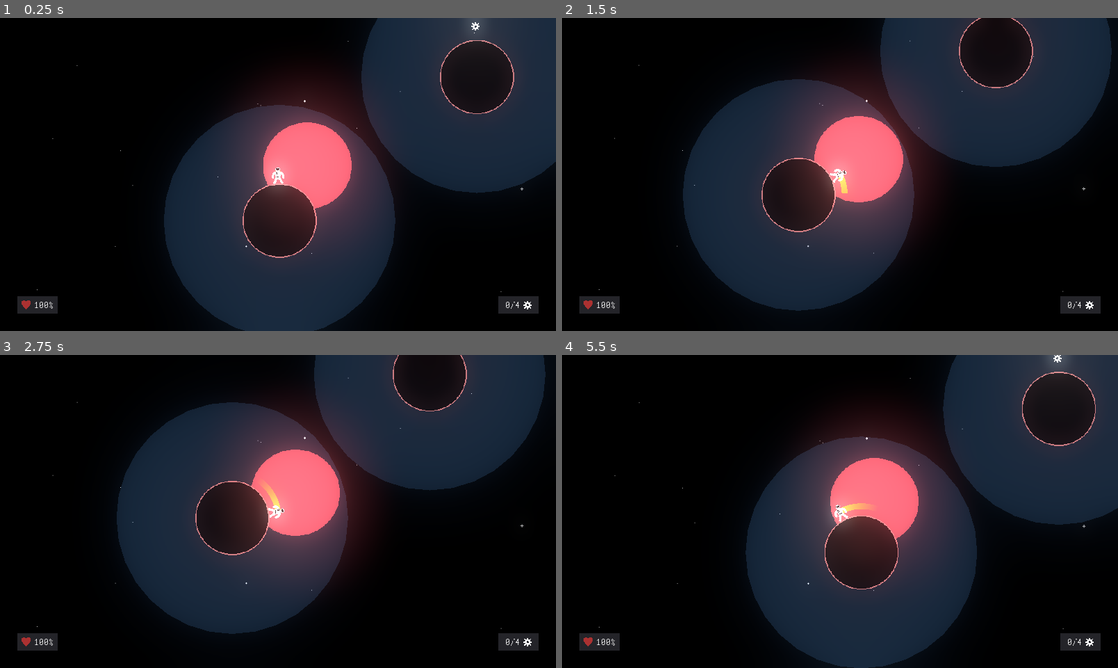
Above: before the commit, frames 1-4 (two rows, left to right).
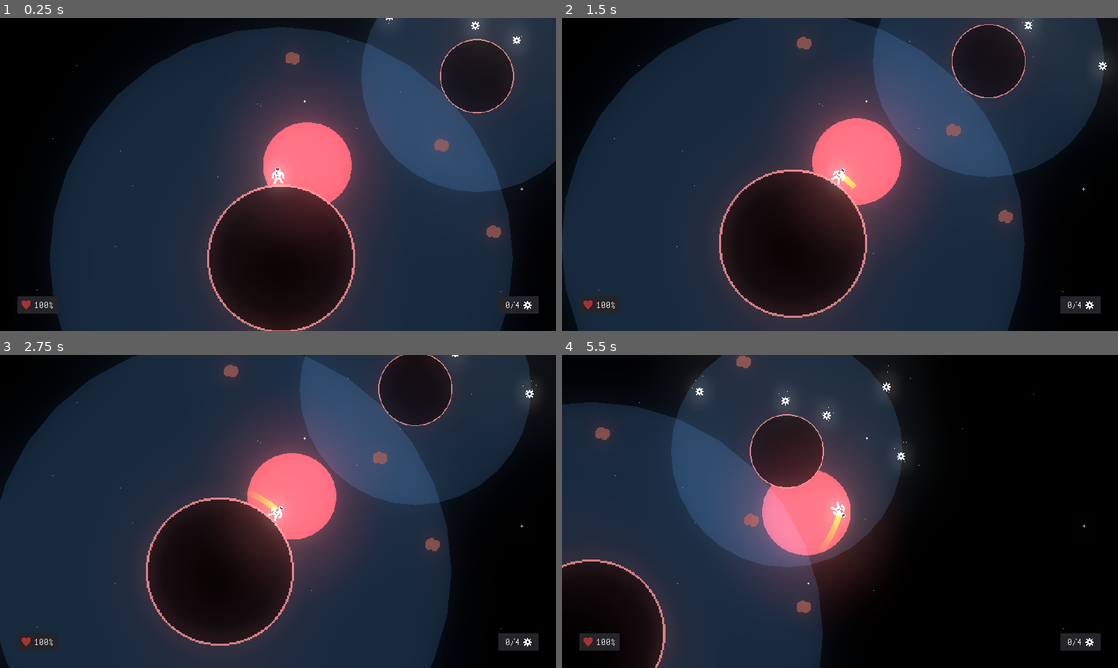
Above: after the commit, the same moments.

Repository: CorvatoCafeto/AsteroidKaiju
Game: Godot game, scene res://scenes/AnotherSpace.tscn
Same seed, same stepped clock (60 frames per second), same inputs: the game is played once before the commit and once after it. This scene is started directly instead of the project's main scene.
Inputs:
- Up to frame 1 (0.25 s): no input
- Up to frame 2 (1.5 s): hold Right (ui_right) 0.53-1.28 s; hold Left (ui_left) from 1.28 s (still down)
- Up to frame 3 (2.75 s): release Left (ui_left) at 2.03 s; hold Right (ui_right) from 2.03 s (still down)
- Up to frame 4 (5.5 s): release Right (ui_right) at 2.78 s; hold Up (ui_up) 2.78-3.53 s; hold Left (ui_left) from 3.53 s (still down)

The runs differ from the first frame. In frame 1, 52% of the frame differs, in the area x 6-100%, y 0-100%; in frame 2, 57%; in frame 3, 58%; in frame 4, 70%, in the area x 0-100%, y 0-100%.

Commit message:
Objects interaction.

Diff:
--- /dev/null
+++ b/autoloads/Globals.gd
@@ -0,0 +1,5 @@
+extends Node
+
+var total_gears = 0
+var astronaut_health = 4
+var hit = false
--- /dev/null
+++ b/objects/Debris.gd
@@ -0,0 +1,7 @@
+extends RigidBody2D
+
+func _on_Area2D_body_entered(body):
+		if body is Astronaut:
+			Globals.astronaut_health -= 1
+			Globals.hit = true
+			print("hit")
--- a/objects/Debris.tscn
+++ b/objects/Debris.tscn
@@ -1,14 +1,30 @@
-[gd_scene load_steps=3 format=2]
+[gd_scene load_steps=5 format=2]
 
-[ext_resource path="res://textures/debris.png" type="Texture" id=1]
+[ext_resource path="res://objects/Debris.gd" type="Script" id=1]
+[ext_resource path="res://textures/debris.png" type="Texture" id=2]
 
 [sub_resource type="CircleShape2D" id=1]
 radius = 12.0209
 
+[sub_resource type="CircleShape2D" id=2]
+radius = 13.409
+
 [node name="Debris" type="RigidBody2D"]
+position = Vector2( 162.545, 79.5853 )
+gravity_scale = 0.2
+custom_integrator = true
+contact_monitor = true
+script = ExtResource( 1 )
 
 [node name="Sprite" type="Sprite" parent="."]
-texture = ExtResource( 1 )
+texture = ExtResource( 2 )
 
 [node name="CollisionShape2D" type="CollisionShape2D" parent="."]
 shape = SubResource( 1 )
+
+[node name="Area2D" type="Area2D" parent="."]
+
+[node name="CollisionShape2D" type="CollisionShape2D" parent="Area2D"]
+shape = SubResource( 2 )
+
+[connection signal="body_entered" from="Area2D" to="." method="_on_Area2D_body_entered"]
--- /dev/null
+++ b/objects/Gear.gd
@@ -0,0 +1,11 @@
+extends Area2D
+
+class_name Gear
+
+var taken = false
+
+func _on_Gear_body_entered(body):
+		if not taken and body is Astronaut:
+			$AnimationPlayer.play("Taken")
+			taken = true
+			Globals.total_gears += 1
--- a/objects/Gear.tscn
+++ b/objects/Gear.tscn
@@ -1,7 +1,8 @@
-[gd_scene load_steps=5 format=2]
+[gd_scene load_steps=7 format=2]
 
-[ext_resource path="res://textures/gear.png" type="Texture" id=1]
-[ext_resource path="res://sounds/gear_pickup.wav" type="AudioStream" id=2]
+[ext_resource path="res://objects/Gear.gd" type="Script" id=1]
+[ext_resource path="res://textures/gear.png" type="Texture" id=2]
+[ext_resource path="res://sounds/gear_pickup.wav" type="AudioStream" id=3]
 
 [sub_resource type="CircleShape2D" id=1]
 radius = 7.36429
@@ -14,13 +15,68 @@
 orbit_velocity = 0.0
 orbit_velocity_random = 0.0
 
+[sub_resource type="Animation" id=3]
+resource_name = "Taken"
+length = 2.0
+tracks/0/type = "method"
+tracks/0/path = NodePath(".")
+tracks/0/interp = 1
+tracks/0/loop_wrap = true
+tracks/0/imported = false
+tracks/0/enabled = true
+tracks/0/keys = {
+"times": PoolRealArray( 2 ),
+"transitions": PoolRealArray( 1 ),
+"values": [ {
+"args": [  ],
+"method": "queue_free"
+} ]
+}
+tracks/1/type = "value"
+tracks/1/path = NodePath("AudioStreamPlayer:playing")
+tracks/1/interp = 1
+tracks/1/loop_wrap = true
+tracks/1/imported = false
+tracks/1/enabled = true
+tracks/1/keys = {
+"times": PoolRealArray( 0 ),
+"transitions": PoolRealArray( 1 ),
+"update": 1,
+"values": [ true ]
+}
+tracks/2/type = "value"
+tracks/2/path = NodePath("Particles2D:emitting")
+tracks/2/interp = 1
+tracks/2/loop_wrap = true
+tracks/2/imported = false
+tracks/2/enabled = true
+tracks/2/keys = {
+"times": PoolRealArray( 6.85863e-005, 2 ),
+"transitions": PoolRealArray( 1, 1 ),
+"update": 1,
+"values": [ true, false ]
+}
+tracks/3/type = "value"
+tracks/3/path = NodePath("Sprite:self_modulate")
+tracks/3/interp = 1
+tracks/3/loop_wrap = true
+tracks/3/imported = false
+tracks/3/enabled = true
+tracks/3/keys = {
+"times": PoolRealArray( 0, 2 ),
+"transitions": PoolRealArray( 1, 1 ),
+"update": 0,
+"values": [ Color( 1, 1, 1, 1 ), Color( 1, 1, 1, 0 ) ]
+}
+
 [node name="Gear" type="Area2D"]
+script = ExtResource( 1 )
 
 [node name="CollisionShape2D" type="CollisionShape2D" parent="."]
 shape = SubResource( 1 )
 
 [node name="Sprite" type="Sprite" parent="."]
-texture = ExtResource( 1 )
+texture = ExtResource( 2 )
 
 [node name="Particles2D" type="Particles2D" parent="."]
 z_index = -1
@@ -29,4 +85,10 @@
 process_material = SubResource( 2 )
 
 [node name="AudioStreamPlayer" type="AudioStreamPlayer" parent="."]
-stream = ExtResource( 2 )
+stream = ExtResource( 3 )
+volume_db = -10.0
+
+[node name="AnimationPlayer" type="AnimationPlayer" parent="."]
+anims/Taken = SubResource( 3 )
+
+[connection signal="body_entered" from="." to="." method="_on_Gear_body_entered"]
--- a/project.godot
+++ b/project.godot
@@ -8,9 +8,20 @@
 
 config_version=4
 
-_global_script_classes=[  ]
+_global_script_classes=[ {
+"base": "KinematicBody2D",
+"class": "Astronaut",
+"language": "GDScript",
+"path": "res://scenes/Astronaut.gd"
+}, {
+"base": "Area2D",
+"class": "Gear",
+"language": "GDScript",
+"path": "res://objects/Gear.gd"
+} ]
 _global_script_class_icons={
-
+"Astronaut": "",
+"Gear": ""
 }
 
 [application]
@@ -20,6 +31,10 @@
 boot_splash/image="res://textures/black.png"
 boot_splash/bg_color=Color( 0.0980392, 0.0666667, 0.137255, 1 )
 config/icon="res://icon.png"
+
+[autoload]
+
+Globals="*res://autoloads/Globals.gd"
 
 [display]
 
--- a/scenes/AnotherSpace.tscn
+++ b/scenes/AnotherSpace.tscn
@@ -1,14 +1,16 @@
-[gd_scene load_steps=11 format=2]
+[gd_scene load_steps=13 format=2]
 
 [ext_resource path="res://objects/Planetoid.tscn" type="PackedScene" id=1]
 [ext_resource path="res://scenes/Astronaut.tscn" type="PackedScene" id=2]
 [ext_resource path="res://textures/black_sky.png" type="Texture" id=3]
 [ext_resource path="res://textures/red_sun.png" type="Texture" id=4]
-[ext_resource path="res://themes/Retro.tres" type="Theme" id=5]
-[ext_resource path="res://textures/heart.png" type="Texture" id=6]
-[ext_resource path="res://textures/gear.png" type="Texture" id=7]
-[ext_resource path="res://music/GameLoop.wav" type="AudioStream" id=8]
-[ext_resource path="res://objects/Gear.tscn" type="PackedScene" id=9]
+[ext_resource path="res://scenes/UserInterface.gd" type="Script" id=5]
+[ext_resource path="res://themes/Retro.tres" type="Theme" id=6]
+[ext_resource path="res://textures/heart.png" type="Texture" id=7]
+[ext_resource path="res://textures/gear.png" type="Texture" id=8]
+[ext_resource path="res://music/GameLoop.wav" type="AudioStream" id=9]
+[ext_resource path="res://objects/Gear.tscn" type="PackedScene" id=10]
+[ext_resource path="res://objects/Debris.tscn" type="PackedScene" id=11]
 
 [sub_resource type="Environment" id=1]
 background_mode = 4
@@ -22,7 +24,8 @@
 environment = SubResource( 1 )
 
 [node name="Planetoid" parent="." instance=ExtResource( 1 )]
-position = Vector2( -200.554, 140.72 )
+position = Vector2( -197.554, 207.72 )
+scale = Vector2( 2, 2 )
 
 [node name="Planetoid2" parent="." instance=ExtResource( 1 )]
 position = Vector2( 140.256, -107.012 )
@@ -51,12 +54,12 @@
 texture = ExtResource( 4 )
 
 [node name="UserInterface" type="CanvasLayer" parent="."]
-editor/display_folded = true
+script = ExtResource( 5 )
 
 [node name="Control" type="Control" parent="UserInterface"]
 margin_right = 40.0
 margin_bottom = 40.0
-theme = ExtResource( 5 )
+theme = ExtResource( 6 )
 
 [node name="HealthPanel" type="Panel" parent="UserInterface/Control"]
 margin_left = 30.0
@@ -96,14 +99,42 @@
 
 [node name="GearTexture" type="Sprite" parent="UserInterface/Control/GearsPanel"]
 position = Vector2( 51.1199, 15.3998 )
-texture = ExtResource( 7 )
+texture = ExtResource( 8 )
 
 [node name="AudioStreamPlayer" type="AudioStreamPlayer" parent="."]
-stream = ExtResource( 8 )
+stream = ExtResource( 9 )
 volume_db = -5.0
 autoplay = true
 
-[node name="Objects" type="Node" parent="."]
+[node name="Gears" type="Node" parent="."]
+editor/display_folded = true
 
-[node name="Gear" parent="Objects" instance=ExtResource( 9 )]
+[node name="Gear" parent="Gears" instance=ExtResource( 10 )]
 position = Vector2( 137.797, -194.279 )
+
+[node name="Gear2" parent="Gears" instance=ExtResource( 10 )]
+position = Vector2( 208.878, -168.774 )
+
+[node name="Gear3" parent="Gears" instance=ExtResource( 10 )]
+position = Vector2( 337.241, -98.5292 )
+
+[node name="Gear4" parent="Gears" instance=ExtResource( 10 )]
+position = Vector2( 312.154, -218.112 )
+
+[node name="Gear5" parent="Gears" instance=ExtResource( 10 )]
+position = Vector2( -10.6362, -210.168 )
+
+[node name="Debris" type="Node" parent="."]
+editor/display_folded = true
+
+[node name="Debris" parent="Debris" instance=ExtResource( 11 )]
+position = Vector2( -178.454, -138.017 )
+
+[node name="Debris2" parent="Debris" instance=ExtResource( 11 )]
+position = Vector2( 169.179, 161.186 )
+
+[node name="Debris3" parent="Debris" instance=ExtResource( 11 )]
+position = Vector2( 78.9537, 11.9162 )
+
+[node name="Debris4" parent="Debris" instance=ExtResource( 11 )]
+position = Vector2( 65.3182, -261.514 )
--- a/scenes/Astronaut.gd
+++ b/scenes/Astronaut.gd
@@ -1,4 +1,6 @@
 extends KinematicBody2D
+
+class_name Astronaut
 
 var closestPlanet
 
@@ -26,6 +28,7 @@
 	applyMovement(delta)
 	applyGravity(delta)
 	applyJump(delta)
+	checkHit()
 
 	var playerRot = get_player_rotation()
 
@@ -34,6 +37,14 @@
 
 	move_and_slide(velocity)
 	set_rotation(playerRot)
+
+func checkHit():
+	if Globals.hit == true:
+		$AnimationPlayer.current_animation = "Hit"
+		Globals.hit = false
+	if Globals.astronaut_health <= 0:
+		self.queue_free()
+
 
 func applyMovement(delta):
 	#Moving options
@@ -89,5 +100,5 @@
 	return foundPlanet
 
 func _on_AnimationPlayer_animation_finished(anim_name):
-	if anim_name == "Jump":
+	if anim_name == "Jump" or anim_name == "Hit":
 		$AnimationPlayer.current_animation = "Idle"
--- a/scenes/Astronaut.tscn
+++ b/scenes/Astronaut.tscn
@@ -1,9 +1,10 @@
-[gd_scene load_steps=10 format=2]
+[gd_scene load_steps=11 format=2]
 
 [ext_resource path="res://scenes/Astronaut.gd" type="Script" id=1]
-[ext_resource path="res://textures/astronaut.png" type="Texture" id=2]
-[ext_resource path="res://textures/astronaut_jump.png" type="Texture" id=3]
+[ext_resource path="res://textures/astronaut_jump.png" type="Texture" id=2]
+[ext_resource path="res://textures/astronaut.png" type="Texture" id=3]
 [ext_resource path="res://scenes/JumpTrail.gd" type="Script" id=4]
+[ext_resource path="res://sounds/hit.wav" type="AudioStream" id=5]
 
 [sub_resource type="CapsuleShape2D" id=1]
 height = 7.51285
@@ -11,7 +12,6 @@
 [sub_resource type="Animation" id=2]
 resource_name = "Hit"
 length = 0.6
-loop = true
 tracks/0/type = "value"
 tracks/0/path = NodePath("Position2D/Sprite:texture")
 tracks/0/interp = 1
@@ -47,6 +47,18 @@
 "transitions": PoolRealArray( 1, 1 ),
 "update": 1,
 "values": [ false, true ]
+}
+tracks/3/type = "value"
+tracks/3/path = NodePath("AudioStreamPlayer:playing")
+tracks/3/interp = 1
+tracks/3/loop_wrap = true
+tracks/3/imported = false
+tracks/3/enabled = true
+tracks/3/keys = {
+"times": PoolRealArray( 0 ),
+"transitions": PoolRealArray( 1 ),
+"update": 1,
+"values": [ true ]
 }
 
 [sub_resource type="Animation" id=3]
@@ -173,6 +185,7 @@
 position = Vector2( 0.198879, 15.0155 )
 
 [node name="Sprite" type="Sprite" parent="Position2D"]
+modulate = Color( 0.701961, 0.215686, 0.215686, 1 )
 position = Vector2( -0.198879, -15.0155 )
 texture = ExtResource( 2 )
 
@@ -194,9 +207,12 @@
 z_index = -1
 default_color = Color( 0.792157, 0.203922, 0.0901961, 1 )
 gradient = SubResource( 5 )
-texture_mode = 38
 script = ExtResource( 4 )
 targetPath = NodePath("../..")
 trailLength = 25
 
+[node name="AudioStreamPlayer" type="AudioStreamPlayer" parent="."]
+stream = ExtResource( 5 )
+volume_db = -10.0
+
 [connection signal="animation_finished" from="AnimationPlayer" to="." method="_on_AnimationPlayer_animation_finished"]
--- /dev/null
+++ b/scenes/UserInterface.gd
@@ -0,0 +1,34 @@
+extends CanvasLayer
+
+onready var quantity = $Control/GearsPanel/Quantity
+onready var health = $Control/HealthPanel/Percentage
+
+func _process(delta):
+	update_gears()
+	update_health()
+
+func update_gears():
+	match Globals.total_gears:
+		0:
+			quantity.text = "0/4"
+		1:
+			quantity.text = "1/4"
+		2:
+			quantity.text = "2/4"
+		3:
+			quantity.text = "3/4"
+		4:
+			quantity.text = "4/4"
+
+func update_health():
+	match Globals.astronaut_health:
+		0:
+			health.text = "000%"
+		1:
+			health.text = "025%"
+		2:
+			health.text = "050%"
+		3:
+			health.text = "075%"
+		4:
+			health.text = "100%"
Not shown: 1 places in scenes/AnotherSpace.tscn that only renumber resources
Not shown: 3 places in scenes/Astronaut.tscn that only renumber resources
Not shown, changed: sounds/gear_pickup.wav
